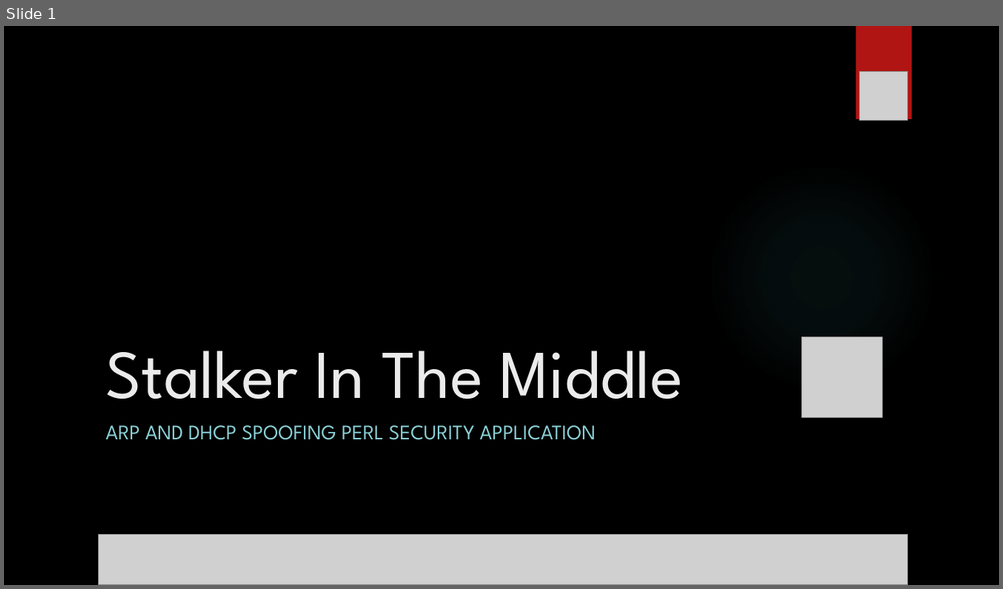
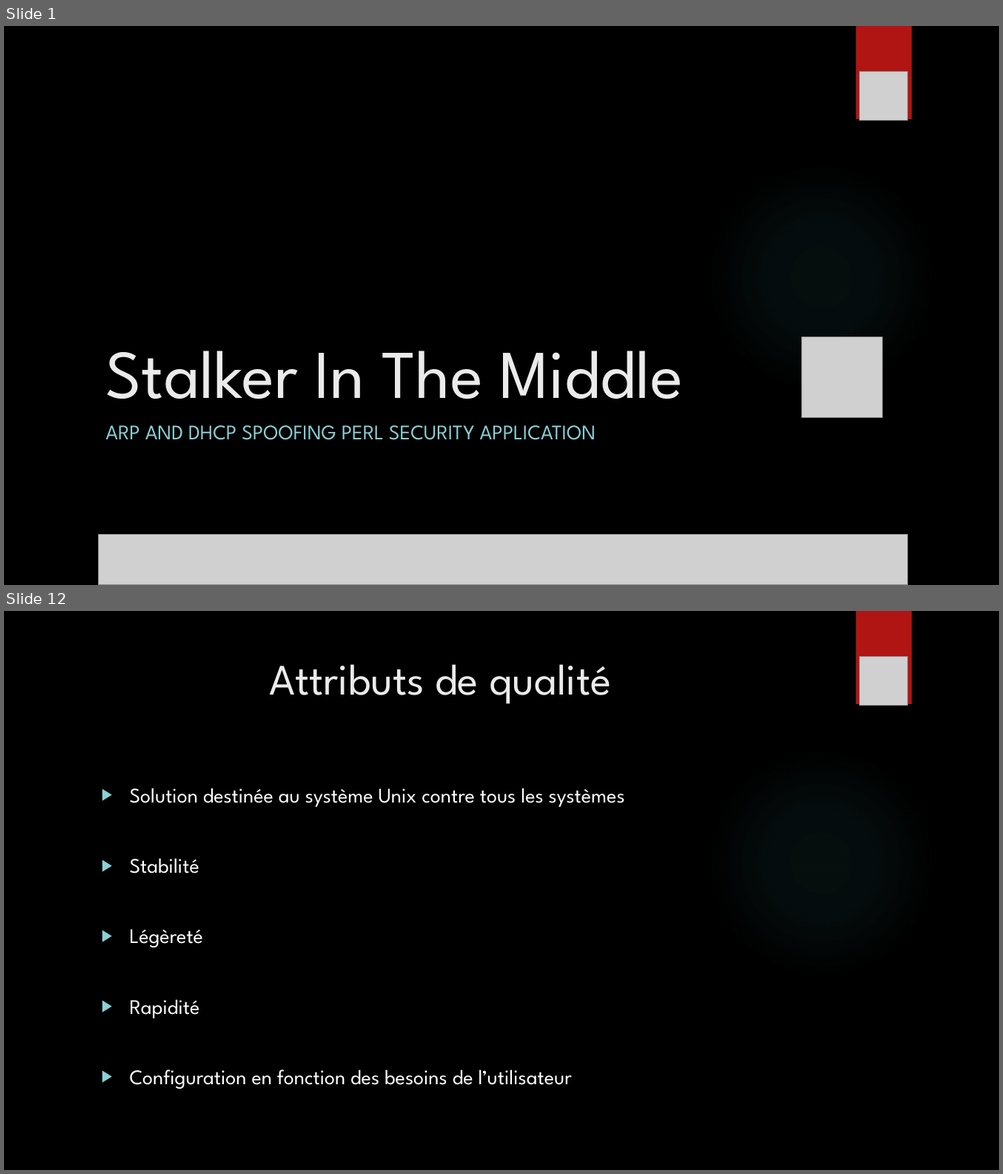
Before and after one commit to Inpeel/SITM, a slide deck: Avant-Projet/Stalker In The Middle.pptx. Shown one above the other, each under a label of ours: slide 1 before the commit, slides 1 and 12 after it; the slides between them are not shown. The pictures are 1003x589 and 1003x1174 pixels, drawn with LibreOffice and Linux fonts; fonts in the diff are those of the drawing; grey boxes stand for pictures; background and template pictures are left out. Boxes give left, top, right and bottom in pixels: in the first picture for what was removed or moved away, otherwise in the second. Text is boxed around its words. In the diff, an @@ line names an element or a change of style, - is before the commit and + after.

```diff
--- a/Avant-Projet/Stalker In The Middle.pptx
+++ b/Avant-Projet/Stalker In The Middle.pptx
@@ slide 12 added at bbox=[4, 611, 999, 1170], background picture (left out); not listed: 2 template elements that a slide beside it also shows @@
@@ title added at bbox=[269, 664, 611, 704], 42 pt, text #EBEBEB @@
+Attributs de qualité
@@ picture added at bbox=[859, 657, 908, 705] @@
@@ text added at bbox=[130, 788, 625, 1089], 20 pt, text #FFFFFF @@
+▶ Solution destinée au système Unix contre tous les systèmes
+▶ Stabilité
+▶ Légèreté
+▶ Rapidité
+▶ Configuration en fonction des besoins de l’utilisateur
```
Also in this commit, not shown: 3 slides changed, 14 other slides added, 5 slides removed, 1 other file.
